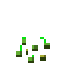
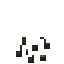
Revision of a layered w=64, h=64 image; what changed, layer by layer:
removed layer "Invicon_Seeds.png" over 16, 37, 50, 63
added layer "背景" above "invicon_wither_rose_seed.png" over 16, 37, 50, 61
added layer "invicon_wither_rose_seed.png" over 16, 37, 50, 63